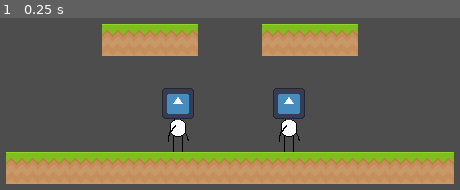
Above: before the commit, frame 1.
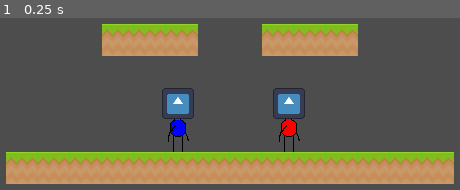
Above: after the commit, the same moment.

Repository: doctor-g/GGJ26
Game: Godot game, scene res://world/world.tscn
Two runs of this game, one before a commit and one after it. Both use one fixed random seed, a clock stepped at 60 frames per second and the inputs below. The engine's default icon, where the game draws it, is replaced by a stand-in: a white triangle on a blue panel in a dark square.
Inputs:
- Up to frame 1 (0.25 s): no input

The runs differ from the first frame. In frame 1, 0.5% of the frame differs, in the area x 37-65%, y 59-69%.

Commit message:
Color each player separately

Diff:
--- /dev/null
+++ b/project/guy/body.gdshader
@@ -0,0 +1,13 @@
+shader_type canvas_item;
+
+uniform vec4 origin:source_color;
+uniform vec4 replacement:source_color;
+
+void fragment() {
+	vec4 current_pixel = texture(TEXTURE, UV);
+
+	if (current_pixel == origin)
+		COLOR = replacement;
+	else
+		COLOR = current_pixel;
+}
--- a/project/guy/guy.gd
+++ b/project/guy/guy.gd
@@ -17,6 +17,8 @@
 
 @export var player_index := 0
 
+var color : Color
+
 ## If stunned, I am being pushed and cannot do anything.
 var stunned := false
 
@@ -32,6 +34,10 @@
 @onready var _horizontal_push_sprite := $HorizontalPush/Visual
 @onready var _jumping_push_sprite := $JumpingPush/Visual
 @onready var _body_sprite := %BodySprite
+
+
+func _ready() -> void:
+	_body_sprite.material.set_shader_parameter("replacement", color)
 
 
 func _physics_process(delta: float) -> void:
--- a/project/guy/guy.tscn
+++ b/project/guy/guy.tscn
@@ -3,10 +3,17 @@
 [ext_resource type="Texture2D" uid="uid://cftllq6l7xclt" path="res://icon.svg" id="1_8h3iv"]
 [ext_resource type="Script" uid="uid://b7su6taplbutt" path="res://guy/guy.gd" id="1_o5w3i"]
 [ext_resource type="PackedScene" uid="uid://dm8uom6ics47q" path="res://guy/body_sprite.tscn" id="2_vupqh"]
+[ext_resource type="Shader" uid="uid://bn521wm6yugko" path="res://guy/body.gdshader" id="3_jtfwu"]
 [ext_resource type="Texture2D" uid="uid://dt6l4lqua3e4u" path="res://guy/push.png" id="3_ynse4"]
 
 [sub_resource type="RectangleShape2D" id="RectangleShape2D_ihqf1"]
 size = Vector2(32, 64)
+
+[sub_resource type="ShaderMaterial" id="ShaderMaterial_jtfwu"]
+resource_local_to_scene = true
+shader = ExtResource("3_jtfwu")
+shader_parameter/origin = Color(1, 1, 1, 1)
+shader_parameter/replacement = Color(0, 0, 0, 1)
 
 [sub_resource type="RectangleShape2D" id="RectangleShape2D_tj2cq"]
 size = Vector2(64, 32)
@@ -23,6 +30,7 @@
 
 [node name="BodySprite" parent="." unique_id=324161803 instance=ExtResource("2_vupqh")]
 unique_name_in_owner = true
+material = SubResource("ShaderMaterial_jtfwu")
 position = Vector2(0, -20)
 
 [node name="HeadSprite" type="Sprite2D" parent="." unique_id=2117563986]
--- a/project/world/player.gd
+++ b/project/world/player.gd
@@ -1,3 +1,4 @@
 class_name Player extends RefCounted
 
 var lives : int
+var color : Color
--- a/project/world/world.gd
+++ b/project/world/world.gd
@@ -1,5 +1,6 @@
 extends Node2D
 
+const COLORS : Array[Color] = [Color.BLUE, Color.RED, Color.GREEN, Color.YELLOW]
 const MAX_PLAYERS := 2
 const MAX_LIVES := 3
 
@@ -12,6 +13,7 @@
 	# Create the players
 	for i in MAX_PLAYERS:
 		var player := Player.new()
+		player.color = COLORS[i]
 		player.lives = MAX_LIVES
 		_players.append(player)
 
@@ -28,6 +30,7 @@
 func _spawn_guy(index:int) -> void:
 	var guy : Guy = guy_scene.instantiate()
 	guy.player_index = index
+	guy.color = _players[index].color
 	guy.global_position = %SpawnPoints.get_children()[index].global_position
 	add_child(guy)
 
Not shown, added: project/guy/body.gdshader.uid
